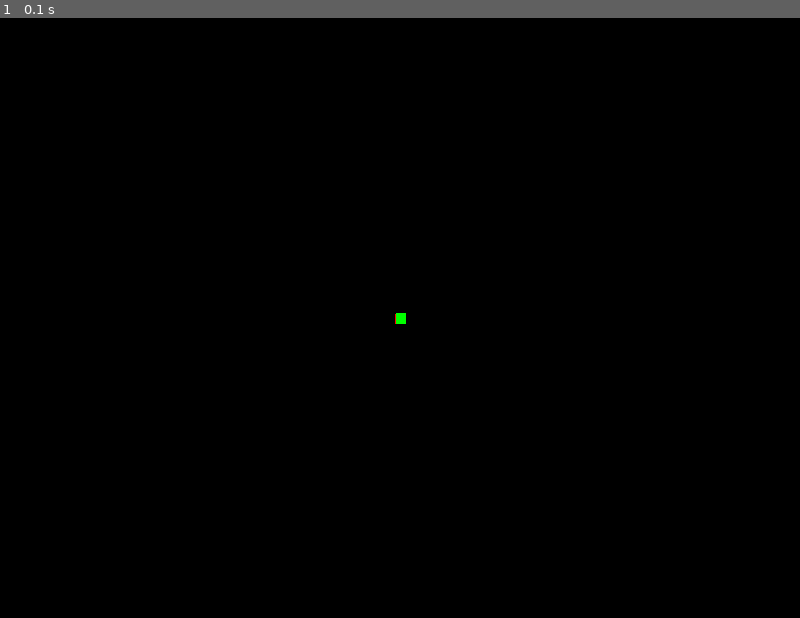
Above: before the commit, frame 1.
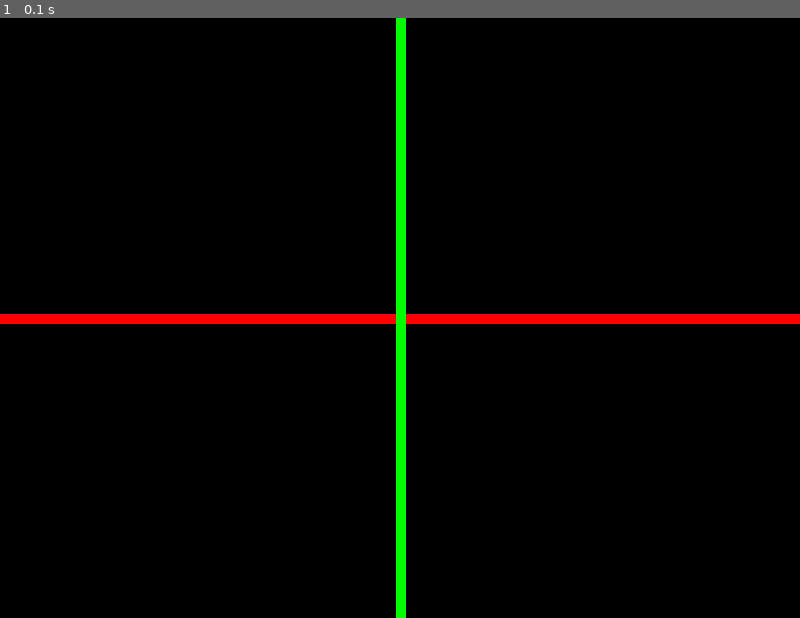
Above: after the commit, the same moment.

Repository: nehakdeshmukh/PyGame
Game: pygame game, started from Plus sign.py
The game is run twice, just before and just after one commit, with the same random seed, the same clock (stepped at 60 frames per second) and the same inputs.
Inputs:
- Up to frame 1 (0.1 s): no input

The runs differ from the first frame. In frame 1, 2.9% of the frame differs, in the area x 0-100%, y 0-100%.

Commit message:
added full screen sign

Diff:
--- a/Plus sign.py
+++ b/Plus sign.py
@@ -26,8 +26,9 @@
 gameDisplay.fill(black)
 
 # 400 300
-pygame.draw.line(gameDisplay, red, (395, 300), (405, 300), 10)
-pygame.draw.line(gameDisplay, green, (400, 295), (400, 305), 10)
+pygame.draw.line(gameDisplay, red, (0, 300), (800, 300), 10)
+pygame.draw.line(gameDisplay, green, (400, 0), (400, 600), 10)
+
 
 # main application loop
 run = True
@@ -40,7 +41,7 @@
             run = False
 
     # update the display
-    pygame.display.flip()
+    pygame.display.update()
 
 pygame.quit()
 exit()
